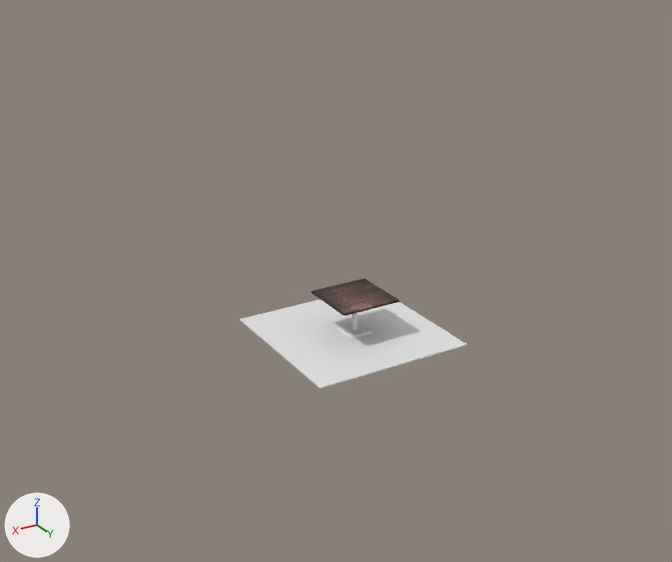
An edit to the Blender file table/table.blend, drawn before and after from the same camera.
Rendered twice from a 50 mm lens placed at (34.0, 53.6, 33.0), pointed at (2.3, 0.7, 6.5). The lights are fixed; the arrows at lower left show +X, +Y and +Z.

Before the edit, the objects in view are built like this:
```python
mat_material_004 = principled_material('Material.004')
mat_material_004.base_color = (0.8, 0.8, 0.8)  # white #e7e7e7
me_plane = bpy.data.meshes.new('Plane')
me_plane.from_pydata(...)  # 480 vertices, 478 faces; spans x -1.02..1.02, y -1.02..1.02, z -0.07..0.0
me_plane.materials.append(mat_material_001)  # picture img_wood_jpg
me_plane_002 = bpy.data.meshes.new('Plane.002')
me_plane_002.from_pydata(...)  # a box spanning x -1.0..1.0, y -1.0..1.0, z -0.01..0.0
me_plane_002.materials.append(mat_material_005)  # its picture is missing
me_plane_003 = bpy.data.meshes.new('Plane.003')
me_plane_003.from_pydata(...)  # 52 vertices, 50 faces; spans x -1.0..1.0, y -1.0..1.0, z 0.0..2.87
me_plane_003.materials.append(mat_material_004)  # its picture is missing
ob_plane = bpy.data.objects.new('Plane', me_plane)
ob_plane.location = (-0.53, -1.22, 4.02)
ob_plane.scale = (2.41, 2.41, 2.41)
ob_plane_001 = bpy.data.objects.new('Plane.001', me_plane_003)
ob_plane_001.location = (-0.53, -1.22, 0.98)
ob_plane_002 = bpy.data.objects.new('Plane.002', me_plane_002)
ob_plane_002.location = (-0.24, -1.38, 0.98)
ob_plane_002.scale = (6.38, 6.38, 6.38)
```
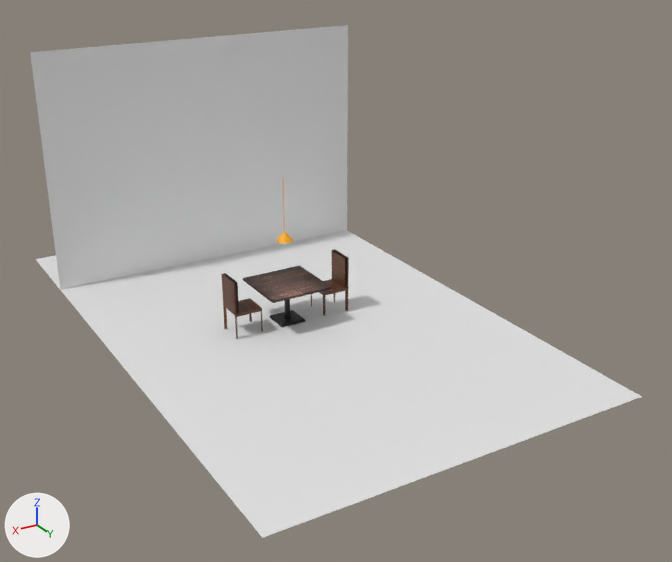
Pixel boxes [x1, y1, x2, y2] of what changed, in the pictures (672 x 562 px):
'Plane.002', reshaped, moved, rescaled (166% wider, 240% taller): before [240, 299, 467, 389]; after [36, 230, 642, 538]
'Plane.003', added: after [30, 25, 348, 290]
'Plane', moved: before [311, 278, 400, 316]; after [243, 265, 332, 303]
'Cube', added (brown): after [222, 249, 349, 339]
'Plane.001', recoloured, moved: before [337, 313, 372, 339]; after [270, 299, 306, 327]
'Cone', added: after [276, 178, 293, 243]

The change, as a list of edits to the scene's bpy script:
```text
Add img_chair_jpeg:
    img_chair_jpeg = load_image('chair.jpeg', 'chair.jpeg', 225, 225, 'sRGB')
Change mat_material_004:
    mat_material_004.base_color: (0.8, 0.8, 0.8) -> (0.0, 0.0, 0.0)  # white #e7e7e7 -> black #000000
Add mat_wall:
    mat_wall = principled_material('wall')
    mat_wall.base_color = (0.8, 0.8, 0.8)  # white #e7e7e7
Add mat_lamop:
    mat_lamop = principled_material('lamop')
    mat_lamop.base_color = (1.0, 0.432, 0.000608)  # orange #ffb002
Add mat_material_002:
    mat_material_002 = principled_material('Material.002')
    mat_material_002.texture = img_chair_jpeg
Change me_plane_002:
    where me_plane_002.from_pydata(...)  # 8 vertices, 6 faces; spans x -1.0..1.0, y -1.0..1.0, z -0.01..0.0
    used by ob_plane_002; location = (-0.24, -1.38, 0.98); scale = (6.38, 6.38, 6.38)
    me_plane_002 part 1
    me_plane_002.vertices[0].co: (-1.0, -1.0, 0.0) -> (-1.51, -1.51, 0.0)  # not seen -> pixel (642, 396)
    me_plane_002.vertices[1].co: (1.0, -1.0, 0.0) -> (1.51, -1.51, 0.0)  # pixel (239, 319) -> pixel (262, 537)
    me_plane_002.vertices[2].co: (-1.0, 1.0, 0.0) -> (-1.51, 1.51, 0.0)  # pixel (467, 344) -> not seen
    me_plane_002.vertices[3].co: (1.0, 1.0, 0.0) -> (1.51, 1.51, 0.0)  # pixel (320, 387) -> pixel (35, 259)
Add me_plane_001:
    me_plane_001.from_pydata([(-1.51, -0.79, 0.0), (1.51, -0.79, 0.0), (1.51, -0.79, 2.95), (-1.51, -0.79, 2.95)], [], [(1, 0, 3, 2)])
    me_plane_001.materials.append(mat_wall)  # its picture is missing
Add me_cone:
    me_cone.from_pydata(...)  # 102 vertices, 70 faces; spans x -1.54..1.54, y -1.55..1.55, z -0.86..10.84
    me_cone.materials.append(mat_lamop)  # orange #ffb002
Add me_cube:
    me_cube.from_pydata(...)  # 52 vertices, 41 faces; spans x -1.1..1.0, y -1.0..1.0, z -16.4..22.3
    me_cube.materials.append(mat_material_002)  # picture img_chair_jpeg
Change ob_plane:
    ob_plane.location: (-0.53, -1.22, 4.02) -> (4.59, -2.54, 5.66)
Change ob_plane_002:
    ob_plane_002.location: (-0.24, -1.38, 0.98) -> (4.12, -2.69, 2.7)
    ob_plane_002.scale: (6.38, 6.38, 6.38) -> (8.95, -14.4, 6.38)
Change ob_plane_001:
    ob_plane_001.location: (-0.53, -1.22, 0.98) -> (4.59, -2.54, 2.7)
Add ob_plane_003:
    ob_plane_003 = bpy.data.objects.new('Plane.003', me_plane_001)
    ob_plane_003.location = (4.12, -11.81, 2.7)
    ob_plane_003.scale = (8.95, 6.38, 6.38)
Add ob_cone:
    ob_cone = bpy.data.objects.new('Cone', me_cone)
    ob_cone.location = (4.68, -2.54, 9.42)
    ob_cone.scale = (0.398, 0.398, 0.398)
Add ob_cube:
    ob_cube = bpy.data.objects.new('Cube', me_cube)
    ob_cube.location = (0.98, -2.53, 4.56)
    ob_cube.scale = (1.0, 1.0, 0.113)
    _m = ob_cube.modifiers.new('Mirror', 'MIRROR')
    _m.mirror_object = ob_plane
```
